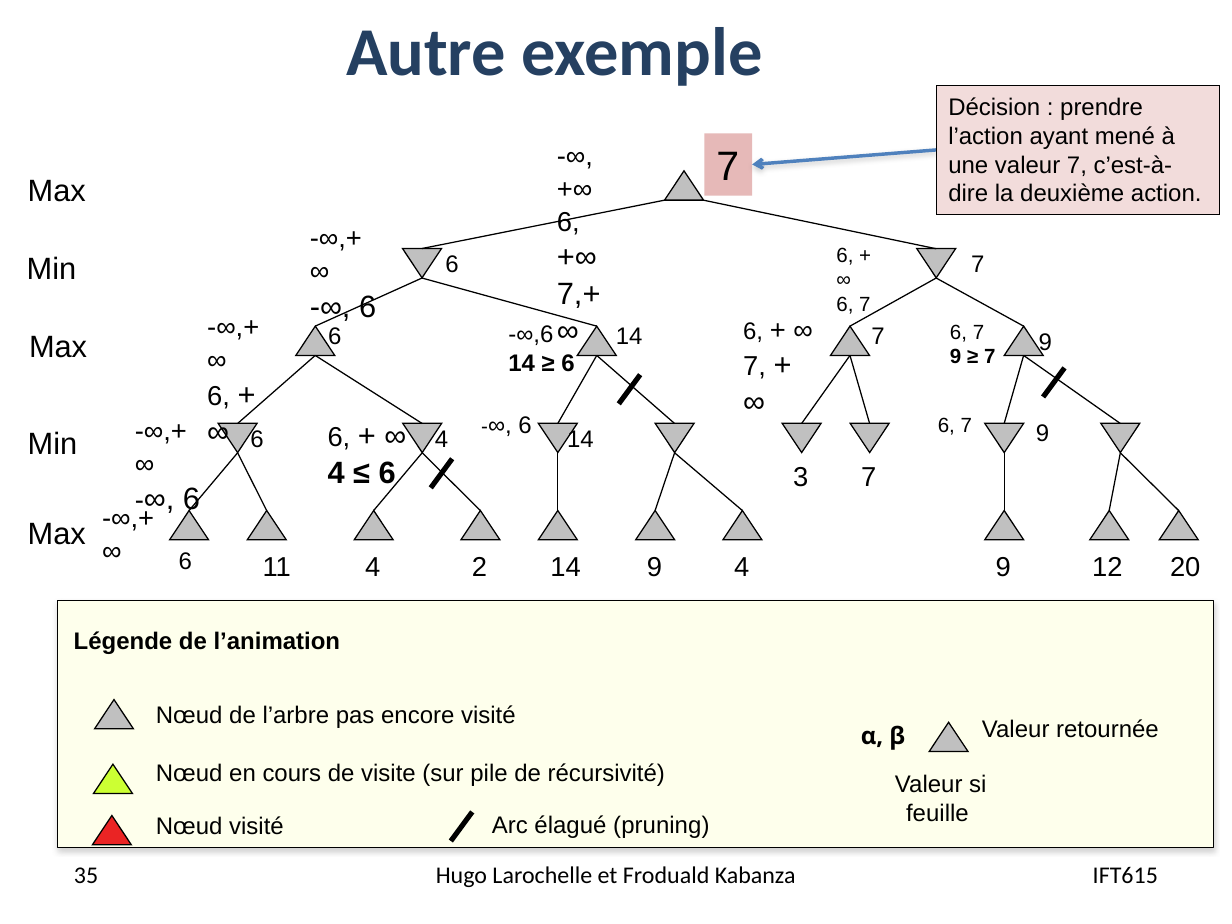
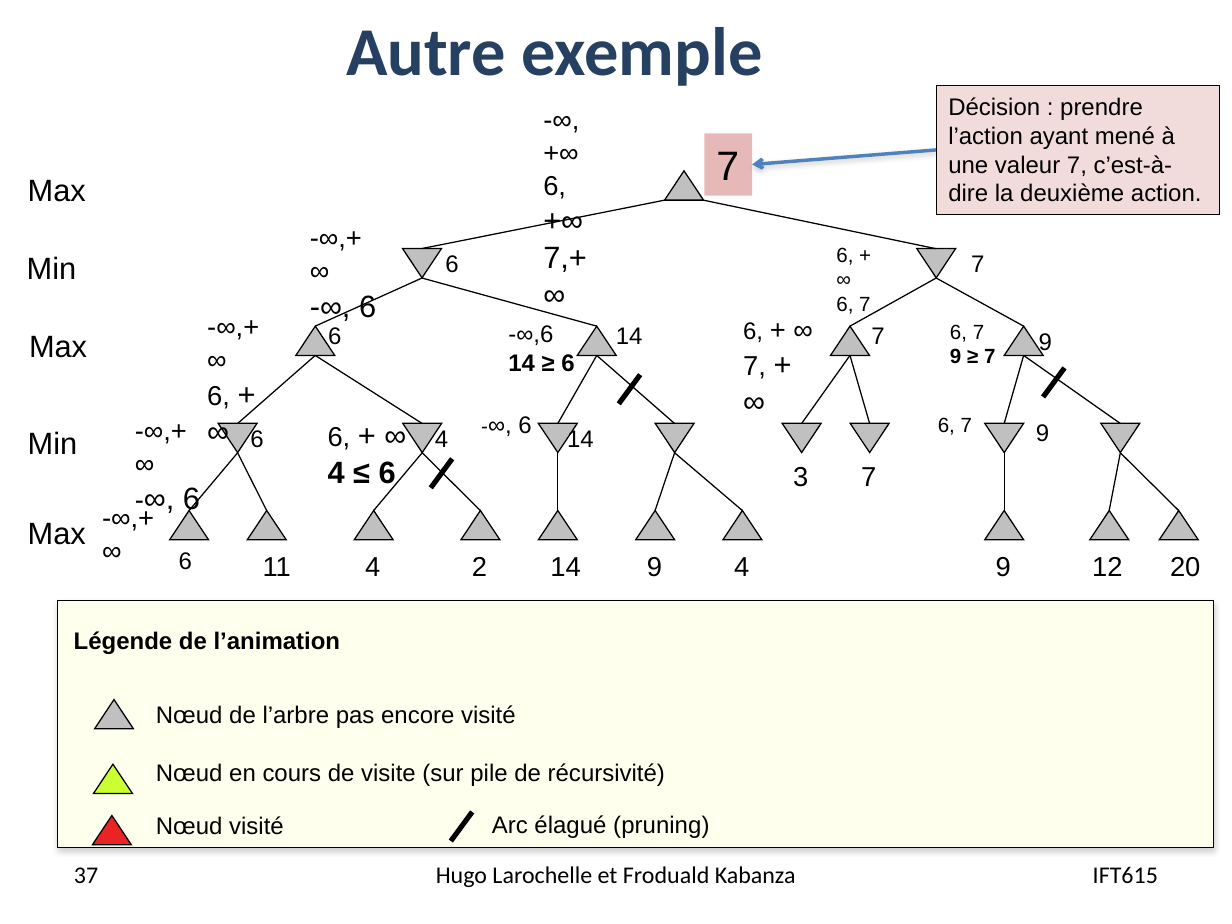
Before and after one commit to djeffkanda/djeffkanda.github.io, a slide deck: slide 37 of ift/assets/slides/ift615-17-Planification dans les jeux competitifs.pptx (slide 35 before the commit). Drawn at 1232x924 pixels with LibreOffice and Linux fonts; fonts in the diff are those of the drawing. Boxes give left, top, right and bottom in pixels: in the first picture for what was removed or moved away, otherwise in the second. Text is boxed around its words. In the diff, an @@ line names an element or a change of style, - is before the commit and + after.

```diff
--- a/ift/assets/slides/ift615-17-Planification dans les jeux competitifs.pptx
+++ b/ift/assets/slides/ift615-17-Planification dans les jeux competitifs.pptx
@@ text "-∞,+∞": place and size @@
-text "-∞,+∞" at bbox=[557, 212, 601, 308]
+text "-∞,+∞" at bbox=[543, 176, 587, 272]
@@ text removed at bbox=[982, 719, 1159, 738] @@
-Valeur retournée
@@ text removed at bbox=[861, 725, 905, 750] @@
-α, β
@@ triangle removed at bbox=[929, 722, 968, 752] @@
@@ text removed at bbox=[895, 774, 986, 822] @@
-Valeur si
-feuille
@@ page number at bbox=[74, 867, 98, 883]: text changed @@
-35
+37
```
Also in this commit, not shown: 12 other slides changed, 3 slides added, 3 slides removed, 11 other files.
